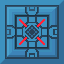
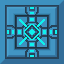
Layers edited between the first and the second (64, 64) image:
added layer "anim" above "Layer 7 copy 2" over (7, 7, 57, 57)
painted on "Layer 7 copy 2" over (6, 6, 58, 58)
showed "Layer 6", painted on it over (6, 6, 58, 58)
hid "Layer 6 copy", painted on it over (6, 6, 58, 58)
